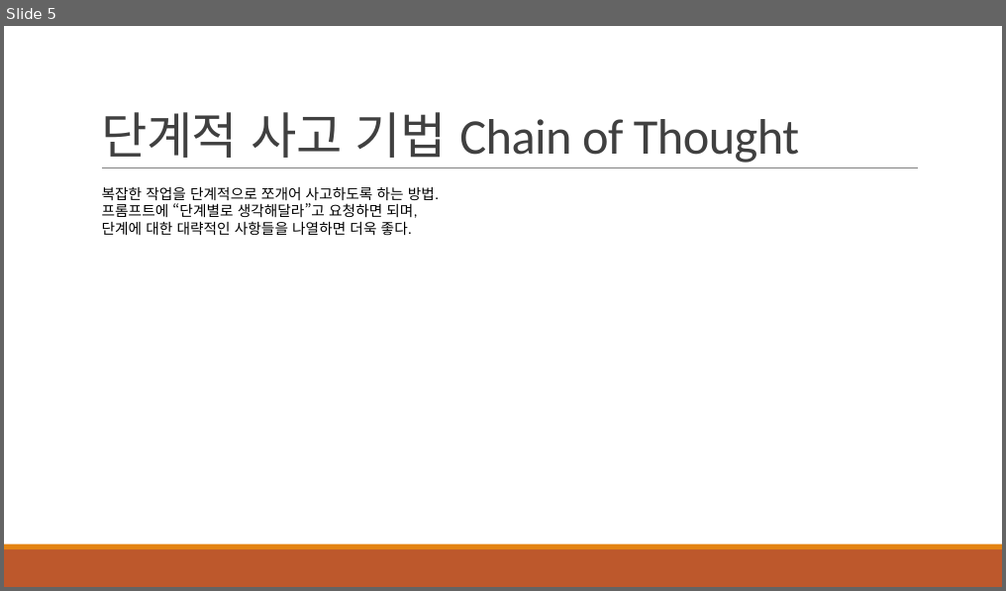
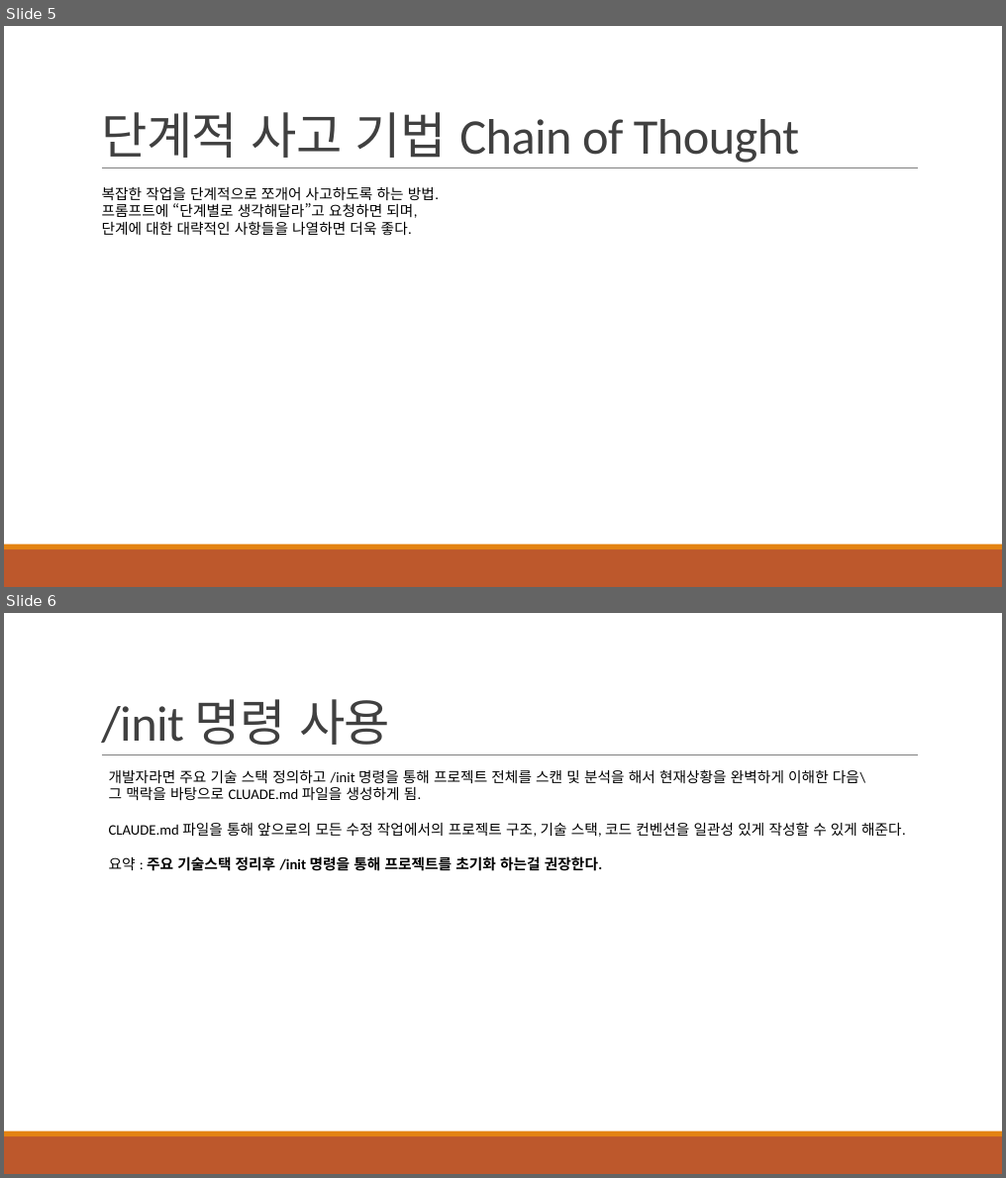
Before and after one commit to khb3025/study-claude-code, a slide deck: PPT정리/18. 퀵 스타터 셋팅.pptx. Shown one above the other, each under a label of ours: slide 5 before the commit, slides 5 and 6 after it. The pictures are 1006x591 and 1006x1178 pixels, drawn with LibreOffice and Linux fonts; fonts in the diff are those of the drawing. Boxes give left, top, right and bottom in pixels: in the first picture for what was removed or moved away, otherwise in the second. Text is boxed around its words. In the diff, an @@ line names an element or a change of style, - is before the commit and + after.

Commit message:
PPT정리 완료

```diff
--- a/PPT정리/18. 퀵 스타터 셋팅.pptx
+++ b/PPT정리/18. 퀵 스타터 셋팅.pptx
@@ slide 6 added at box(4, 613, 1002, 1174), background #FFFFFF; not listed: 3 template elements that a slide beside it also shows @@
@@ title added at box(101, 699, 390, 745), 48 pt, text #404040 @@
+/init 명령 사용
@@ text added at box(109, 769, 906, 871), 14 pt, text #000000 @@
+개발자라면 주요 기술 스택 정의하고 /init 명령을 통해 프로젝트 전체를 스캔 및 분석을 해서 현재상황을 완벽하게 이해한 다음\
+그 맥락을 바탕으로 CLUADE.md 파일을 생성하게 됨.
+CLAUDE.md 파일을 통해 앞으로의 모든 수정 작업에서의 프로젝트 구조, 기술 스택, 코드 컨벤션을 일관성 있게 작성할 수 있게 해준다.
+요약 : 주요 기술스택 정리후 /init 명령을 통해 프로젝트를 초기화 하는걸 권장한다.
```
Also in this commit, not shown: 1 other file.
